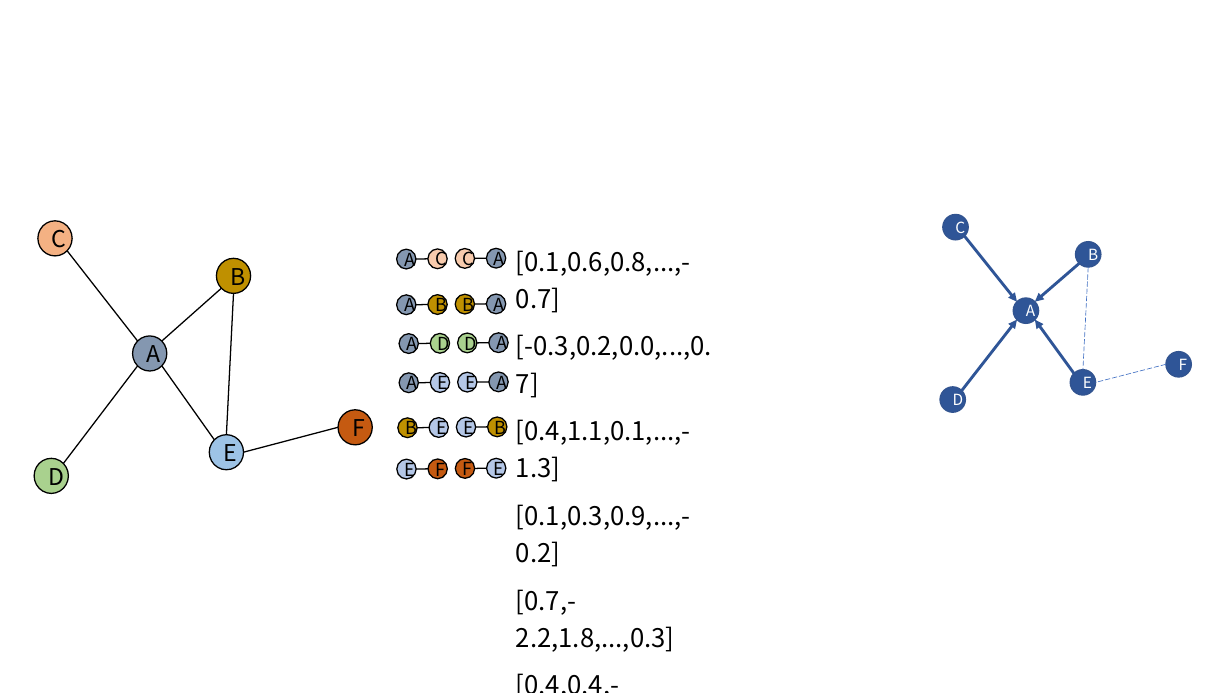
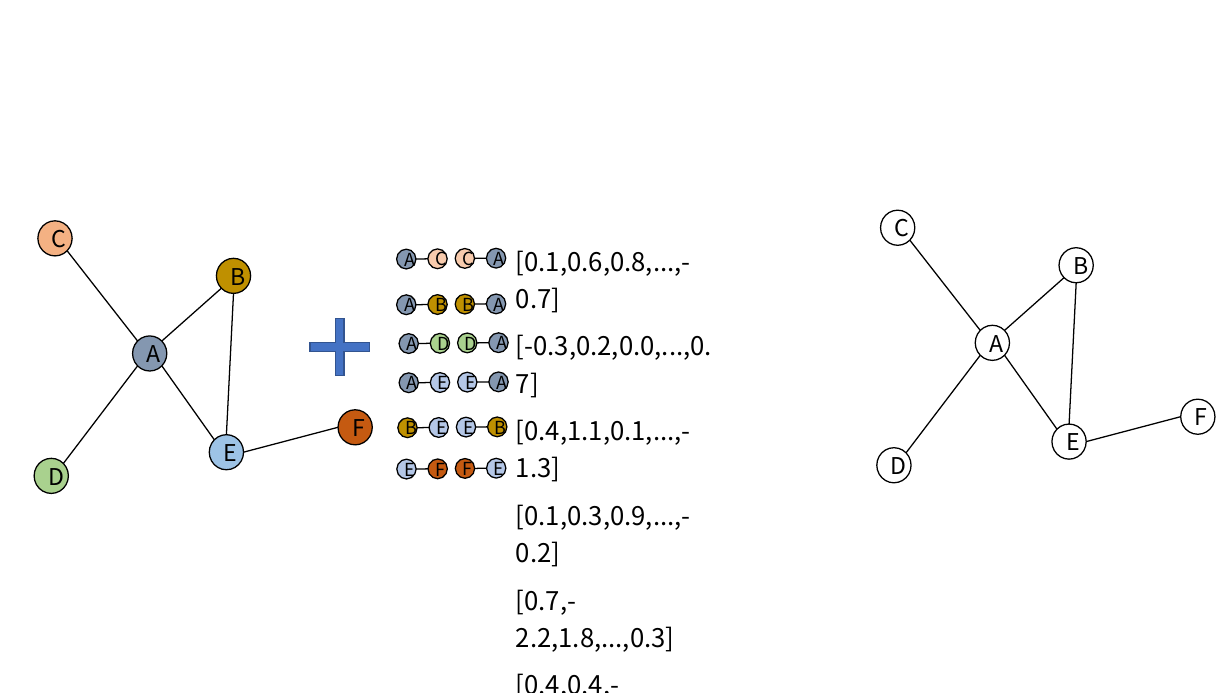
Before and after one commit to hakaorson/file, a slide deck: slide 4 of MineThesis new struct/other/流程图.pptx. Drawn at 1232x693 pixels with LibreOffice and Linux fonts; fonts in the diff are those of the drawing. Boxes give left, top, right and bottom in pixels: in the first picture for what was removed or moved away, otherwise in the second. Text is boxed around its words. In the diff, an @@ line names an element or a change of style, - is before the commit and + after.

```diff
--- a/MineThesis new struct/other/流程图.pptx
+++ b/MineThesis new struct/other/流程图.pptx
@@ ellipse "C": place and size @@
-ellipse "C" at <box>943,214,969,240</box>
+ellipse "C" at <box>881,210,915,245</box>
@@ arrow moved from (965, 237) - (1018, 302) to (910, 240) - (981, 331) @@
@@ arrow (910, 240) - (981, 331): arrow to line; stroke #2F5597 2.25 pt to #000000 1 pt @@
@@ ellipse "B": place and size @@
-ellipse "B" at <box>1076,242,1102,268</box>
+ellipse "B" at <box>1059,248,1093,283</box>
@@ arrow moved from (1080, 263) - (1035, 302) to (1065, 277) - (1005, 331) @@
@@ arrow (1065, 277) - (1005, 331): arrow to line; stroke #2F5597 2.25 pt to #000000 1 pt @@
@@ line moved from (1089, 267) - (1083, 370) to (1077, 283) - (1069, 424) @@
@@ line (1077, 283) - (1069, 424): stroke #4472C4 0.5 pt dashed to #000000 1 pt @@
@@ plus sign added at <box>299,309,381,386</box>, fill #4472C4, outline #325491 1 pt @@
@@ ellipse "A": place and size @@
-ellipse "A" at <box>1014,298,1040,323</box>
+ellipse "A" at <box>976,325,1010,360</box>
@@ arrow removed from (1074, 373) to (1035, 320) @@
@@ line added from (907, 453) to (981, 355), #000000 1 pt @@
@@ arrow moved from (962, 391) - (1018, 320) to (1057, 429) - (1005, 355) @@
@@ arrow (1057, 429) - (1005, 355): arrow to line; stroke #2F5597 2.25 pt to #000000 1 pt @@
@@ line moved from (1166, 364) - (1096, 383) to (1181, 417) - (1087, 442) @@
@@ line (1181, 417) - (1087, 442): stroke #4472C4 0.5 pt dashed to #000000 1 pt @@
@@ ellipse "F": place and size @@
-ellipse "F" at <box>1166,352,1192,378</box>
+ellipse "F" at <box>1181,399,1215,434</box>
@@ size 12 to 18 pt, text colour #FFFFFF to #000000; fill #2F5597 to #FFFFFF; outline #325491 1 pt to #000000 1 pt in 6 elements at <box>1059,248,1093,283</box>, <box>881,210,915,245</box>, <box>976,325,1010,360</box>, <box>1181,399,1215,434</box>, <box>1053,424,1087,459</box>, <box>877,448,911,483</box> @@
@@ ellipse "D": place and size @@
-ellipse "D" at <box>940,387,966,413</box>
+ellipse "D" at <box>877,448,911,483</box>
@@ ellipse "E": place and size @@
-ellipse "E" at <box>1070,370,1096,396</box>
+ellipse "E" at <box>1053,424,1087,459</box>
```
Also in this commit, not shown: 1 slide added, 5 other files.
